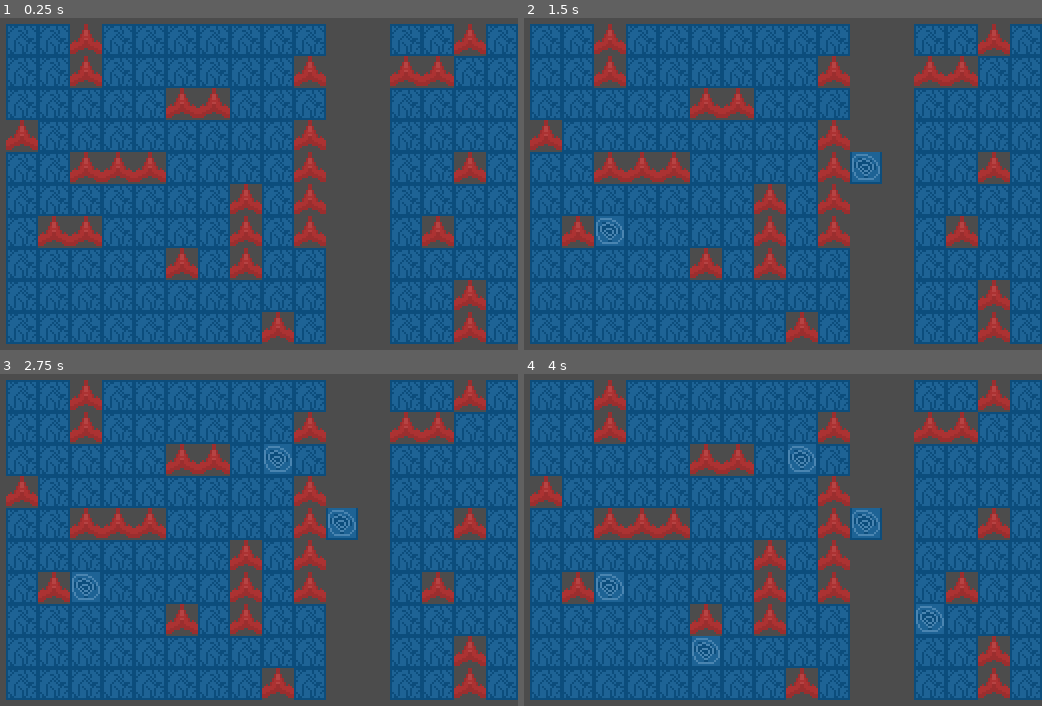
Above: before the commit, frames 1-4 (two rows, left to right).
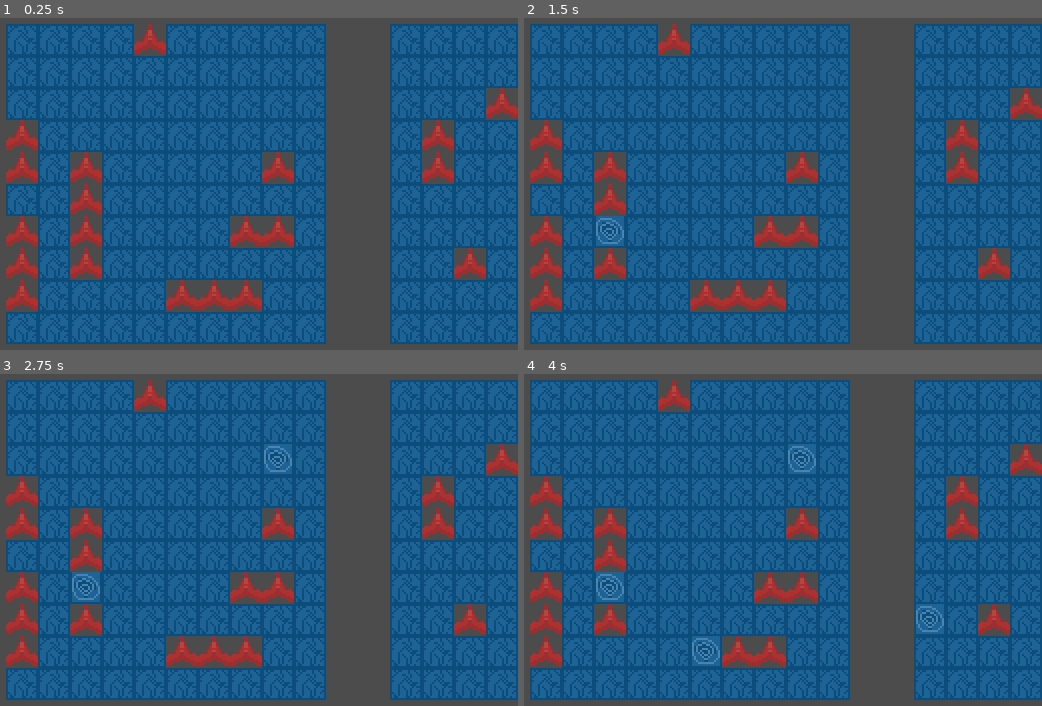
Above: after the commit, the same moments.

Repository: knil0o/tanmaku-battleship
Game: Godot game, scene res://MainScene.tscn
The game is run twice, just before and just after one commit, with the same random seed, the same clock (stepped at 60 frames per second) and the same inputs.
Inputs (mouse positions are in pixels of both pictures, inside the frame that each line leads up to):
- Up to frame 1 (0.25 s): no input
- Up to frame 2 (1.5 s): tap Enter at 0.5 s; move the mouse to (860, 177) at 0.52 s; click (860, 177) at 0.67 s; tap Space at 1.25 s; move the mouse to (596, 223) at 1.27 s; click (596, 223) at 1.42 s
- Up to frame 3 (2.75 s): tap Enter at 2 s; move the mouse to (264, 450) at 2.02 s; click (264, 450) at 2.17 s
- Up to frame 4 (4 s): tap Space at 2.75 s; move the mouse to (689, 652) at 2.77 s; click (689, 652) at 2.92 s; tap Enter at 3.5 s; move the mouse to (912, 629) at 3.52 s; click (912, 629) at 3.67 s

The runs differ from the first frame. In frame 1, 23% of the frame differs, in the area x 1-100%, y 1-99%; in frame 2, 24%; in frame 3, 24%; in frame 4, 23%.

Commit message:
生成算法优化

Diff:
--- a/chessboard/ChessBoard.gd
+++ b/chessboard/ChessBoard.gd
@@ -12,10 +12,10 @@
 var tile_size = 16
 #所有船的大小
 var ship_yard = [
-	Vector2(1,1), Vector2(1,1), Vector2(1,1), Vector2(1,1),
-	Vector2(2,1), Vector2(1,2), Vector2(2,1),
+	Vector2(1,1),  Vector2(1,1),
+	Vector2(2,1), Vector2(1,2),
 	Vector2(1,3), Vector2(3,1),
-	Vector2(1, 4)
+	Vector2(1,4)
 ]
 #放置的数据
 var placed = []
@@ -23,6 +23,8 @@
 var ship_positions = []
 var lock_positions = []
 func _ready():
+
+
 #	for cell in get_used_cells():
 #		print("x: "+ str(cell.x) + "y: " + str(cell.y))
 
@@ -40,8 +42,9 @@
 	if event is InputEventMouseButton:
 		var mouse_pos = event.position - position
 		var tile_pos = world_to_map(mouse_pos)
-		var ats = attacked_sea_scene.instance()
-		set_cellv(world_to_map(mouse_pos), 2)
+		if(tile_pos.x <= chess_board_scale.x && tile_pos.y <= chess_board_scale.y && tile_pos.x >= 0 && tile_pos.y >= 0):
+			set_cellv(world_to_map(mouse_pos), 2)
+
 
 func _process(delta):
 	pass
@@ -49,8 +52,6 @@
 func place_ships(ships):
 	for ship_size in ships:
 		place_one(ship_size, rand_pos())
-		pass
-	pass
 
 #增加一个船位置
 func place_one(ship: Vector2, pos: Vector2):
@@ -82,19 +83,25 @@
 		pos + Vector2.LEFT,
 		pos + Vector2.RIGHT,
 		pos + Vector2.UP,
-		pos + Vector2.DOWN
+		pos + Vector2.DOWN,
+		pos + Vector2(1,1),
+		pos + Vector2(-1,1),
+		pos + Vector2(1,-1),
+		pos + Vector2(-1,-1),
 	]
 	lock_positions.append_array(locks)
 # 查询船是否能放置在这里,如果超过范围就减少
 func try_place(ship: Vector2, try_pos: Vector2):
+	#重要！否则不会随机生成
+	randomize()
 	var pos_origin = Vector2(try_pos.x, try_pos.y)
 	while try_pos.x < (ship.x + pos_origin.x):
 		while try_pos.y < (ship.y + pos_origin.y):
 			for lock_pos in lock_positions:
 				#不能放在限制位置也不能超过棋盘
 				var out_of_range = try_pos.x > chess_board_scale.x || try_pos.y > chess_board_scale.y
-				print("out of range:" +str(try_pos))
-				if lock_pos.x == try_pos.x && lock_pos.y == try_pos.y || out_of_range :
+				#print("out of range:" +str(try_pos))
+				if (lock_pos.x == try_pos.x && lock_pos.y == try_pos.y) || out_of_range :
 					print("ship cannot placed in " + str(try_pos))
 					return false
 			try_pos.y += 1
@@ -118,4 +125,4 @@
 
 #返回一个0-9的随机位置
 func rand_pos():
-	return Vector2(randi()%10+1 - 1, randi()%10+1 - 1)
+	return Vector2(randi()%9, randi()%9)
